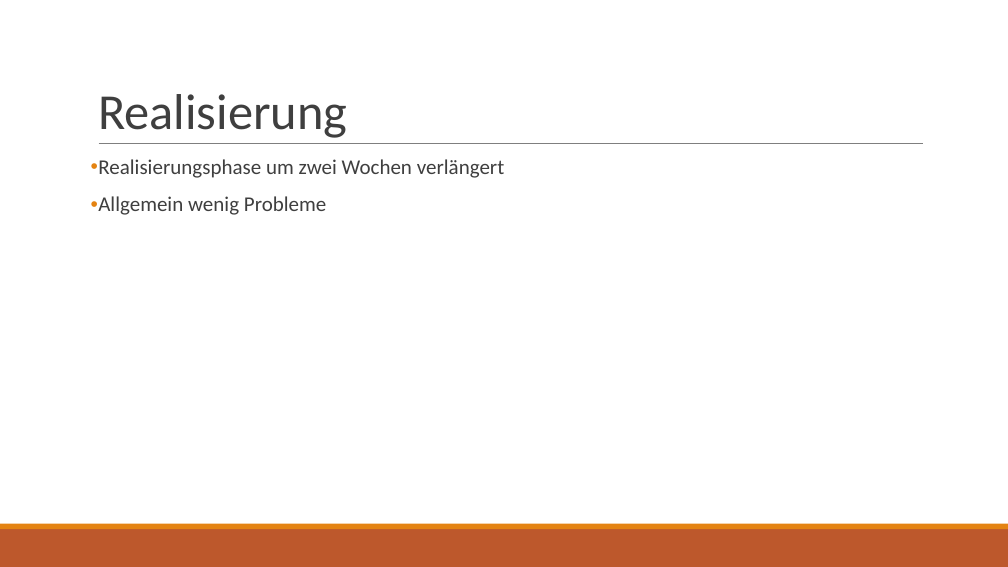
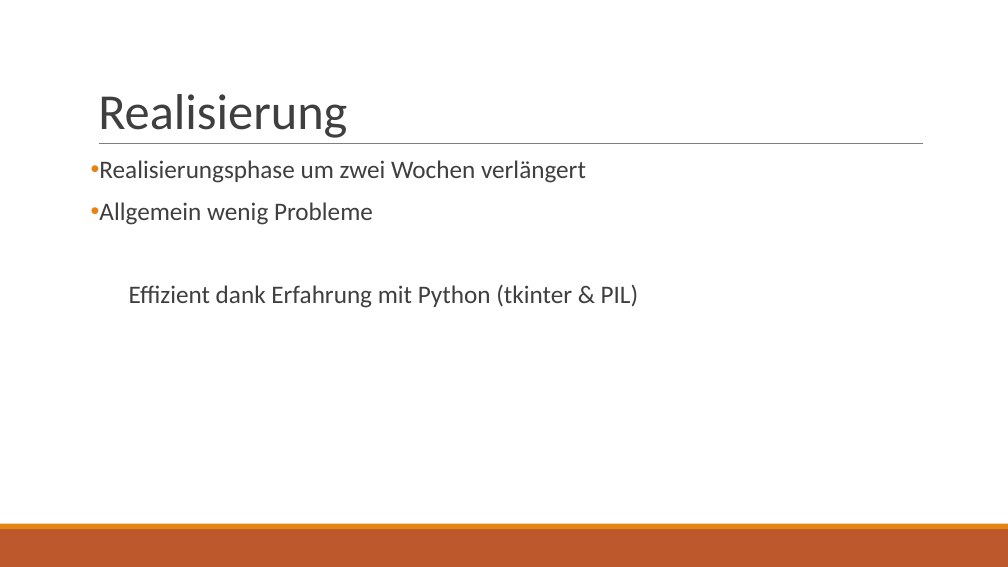
Before and after one commit to raphael-s/M306, a slide deck: slide 7 of docs/Projektpräsentation.pptx. Drawn at 1008x567 pixels with LibreOffice and Linux fonts; fonts in the diff are those of the drawing. Boxes give left, top, right and bottom in pixels: in the first picture for what was removed or moved away, otherwise in the second. Text is boxed around its words. In the diff, an @@ line names an element or a change of style, - is before the commit and + after.

```diff
--- a/docs/Projektpräsentation.pptx
+++ b/docs/Projektpräsentation.pptx
@@ text at [99,160,586,225]: size 20 to 24 pt in "Realisierungsphase um zwei Wochen verlängert", "Allgemein wenig Probleme"; indent changed @@
@@ text at [129,285,639,308]: paragraph added @@
+  Effizient dank Erfahrung mit Python (tkinter & PIL)
```
Also in this commit, not shown: 8 other slides changed.
